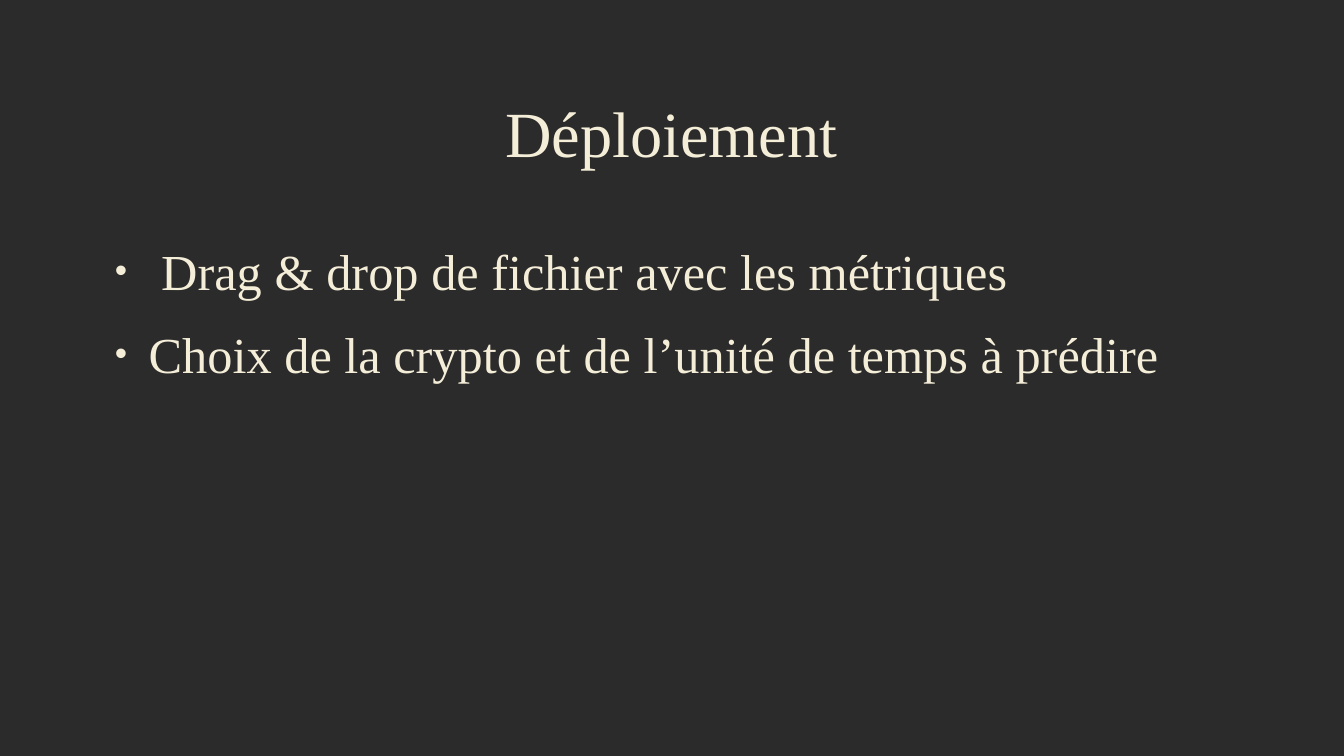
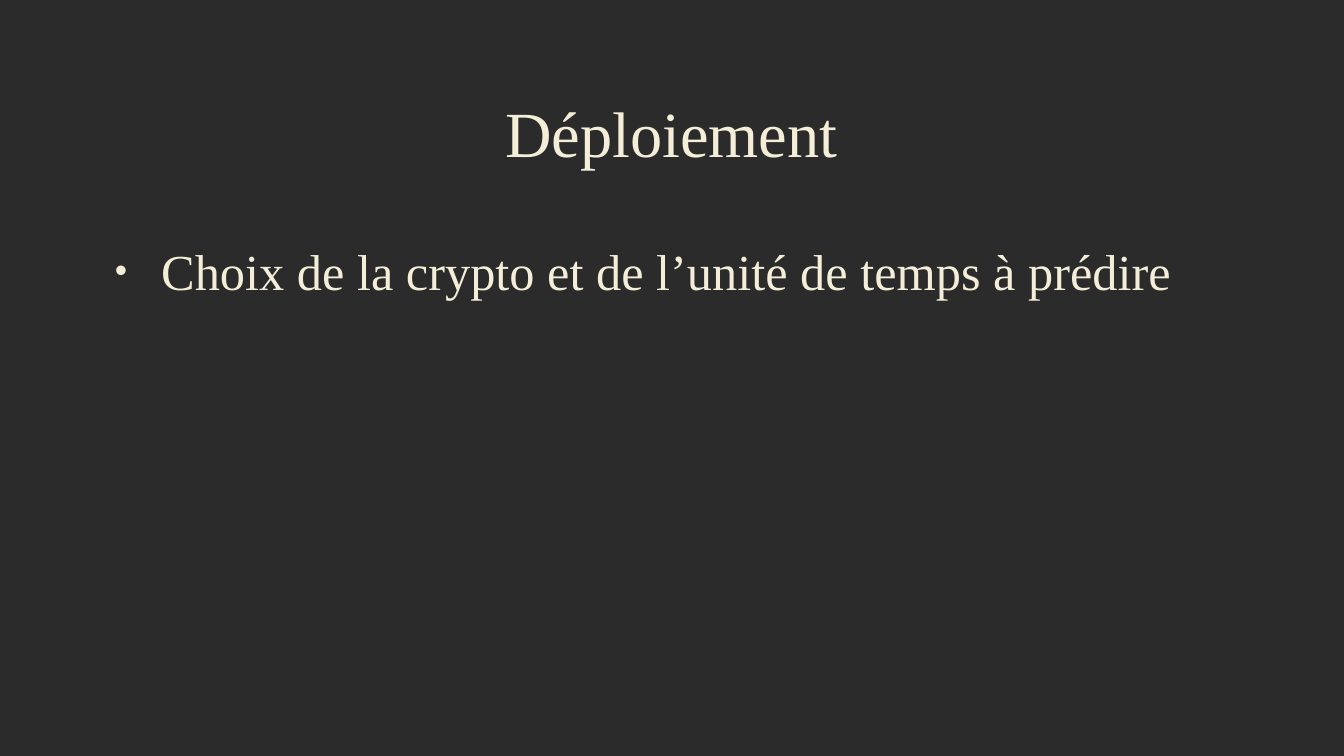
Before and after one commit to Yann-Fournier/MoneyTime, a slide deck: slide 8 of Presentation.odp. Drawn at 1344x756 pixels with LibreOffice and Linux fonts; fonts in the diff are those of the drawing; background and template pictures are left out; a plain dark background stands for a picture behind light text. Boxes give left, top, right and bottom in pixels: in the first picture for what was removed or moved away, otherwise in the second. Text is boxed around its words. In the diff, an @@ line names an element or a change of style, - is before the commit and + after.

Commit message:
modif pres

```diff
--- a/Presentation.odp
+++ b/Presentation.odp
@@ text at bbox=[161, 254, 1008, 300]: paragraph removed @@
-• Drag & drop de fichier avec les métriques
```
